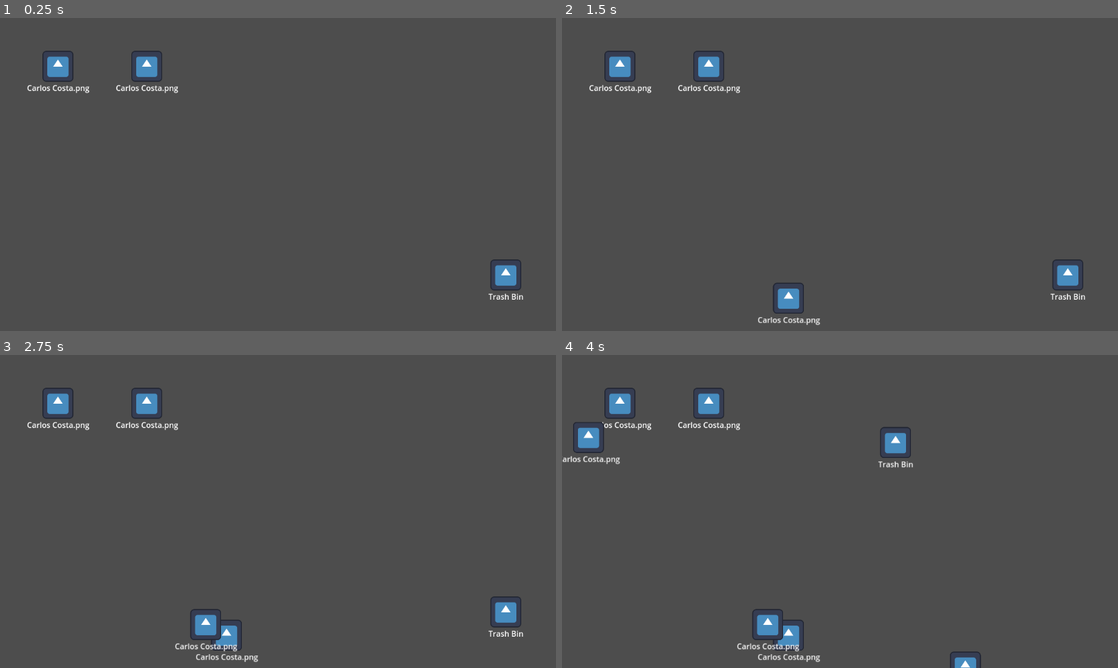
Above: before the commit, frames 1-4 (two rows, left to right).
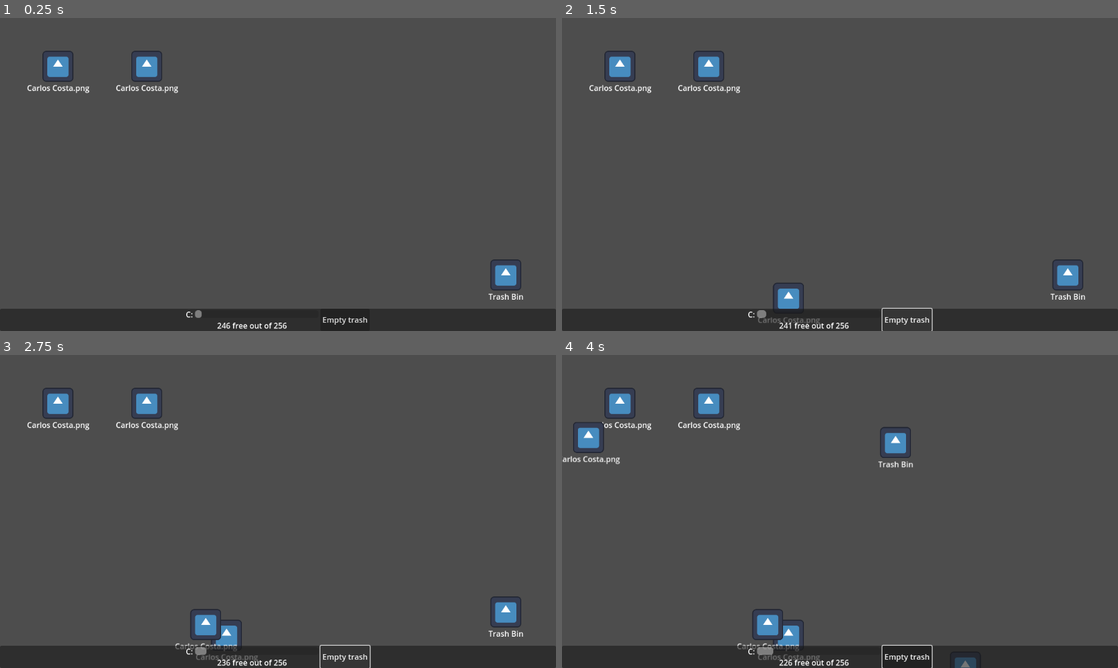
Above: after the commit, the same moments.

Repository: VileOar/ludum-dare-54
Game: Godot game, scene res://scenes/main.tscn
Two runs of this game, one before a commit and one after it. Both use one fixed random seed, a clock stepped at 60 frames per second and the inputs below. The engine's default icon, where the game draws it, is replaced by a stand-in: a white triangle on a blue panel in a dark square.
Inputs (mouse positions are in pixels of both pictures, inside the frame that each line leads up to):
- Up to frame 1 (0.25 s): no input
- Up to frame 2 (1.5 s): click (906, 318) at 0.5 s, where only the run after the commit has a clickable "Empty trash"; click (906, 318) at 1.25 s, where only the run after the commit has a clickable "Empty trash"
- Up to frame 3 (2.75 s): click (344, 655) at 2 s, where only the run after the commit has a clickable "Empty trash"
- Up to frame 4 (4 s): tap Enter at 2.75 s; drag from (1067, 611) to (895, 442) at 2.77 s; tap Space at 3.5 s; drag from (728, 527) to (895, 442) at 3.52 s

The runs differ from the first frame. In frame 1, 7.0% of the frame differs, in the area x 0-100%, y 92-100%; in frame 2, 6.5%; in frame 3, 6.5%; in frame 4, 7.0%.

Commit message:
added basic space managing

Diff:
--- a/scenes/main.tscn
+++ b/scenes/main.tscn
@@ -1,12 +1,22 @@
-[gd_scene load_steps=3 format=3 uid="uid://dbv62ldbf64mb"]
+[gd_scene load_steps=5 format=3 uid="uid://dbv62ldbf64mb"]
 
 [ext_resource type="PackedScene" uid="uid://bj5y314d3ssba" path="res://scenes/spawner.tscn" id="1_5sg88"]
+[ext_resource type="Script" path="res://scripts/systems/disk_space_manager.gd" id="2_8ua7v"]
 [ext_resource type="PackedScene" uid="uid://crlkuni2202pw" path="res://scenes/desktop.tscn" id="2_jclm6"]
+[ext_resource type="PackedScene" uid="uid://di25hfxjvfugn" path="res://scenes/ui/toolbar.tscn" id="4_gx0xd"]
 
 [node name="Main" type="Node2D"]
 
+[node name="CanvasLayer" type="CanvasLayer" parent="."]
+
+[node name="Toolbar" parent="CanvasLayer" instance=ExtResource("4_gx0xd")]
+
 [node name="Spawner" parent="." instance=ExtResource("1_5sg88")]
+
+[node name="DiskSpaceManager" type="Node" parent="."]
+script = ExtResource("2_8ua7v")
 
 [node name="Desktop" parent="." instance=ExtResource("2_jclm6")]
 
 [connection signal="new_file" from="Spawner" to="Desktop" method="_on_spawner_new_file"]
+[connection signal="space_update" from="DiskSpaceManager" to="CanvasLayer/Toolbar" method="_on_disk_space_manager_space_update"]
--- /dev/null
+++ b/scenes/ui/toolbar.tscn
@@ -0,0 +1,57 @@
+[gd_scene load_steps=2 format=3 uid="uid://di25hfxjvfugn"]
+
+[ext_resource type="Script" path="res://scripts/ui/toolbar.gd" id="1_a4axe"]
+
+[node name="Toolbar" type="Control"]
+layout_mode = 3
+anchors_preset = 15
+anchor_right = 1.0
+anchor_bottom = 1.0
+grow_horizontal = 2
+grow_vertical = 2
+mouse_filter = 2
+script = ExtResource("1_a4axe")
+
+[node name="PanelContainer" type="PanelContainer" parent="."]
+layout_mode = 1
+anchors_preset = 12
+anchor_top = 1.0
+anchor_right = 1.0
+anchor_bottom = 1.0
+grow_horizontal = 2
+grow_vertical = 0
+
+[node name="HBoxContainer" type="HBoxContainer" parent="PanelContainer"]
+layout_mode = 2
+alignment = 1
+
+[node name="VBoxContainer" type="VBoxContainer" parent="PanelContainer/HBoxContainer"]
+layout_mode = 2
+theme_override_constants/separation = 0
+
+[node name="HBoxContainer" type="HBoxContainer" parent="PanelContainer/HBoxContainer/VBoxContainer"]
+layout_mode = 2
+alignment = 1
+
+[node name="Label" type="Label" parent="PanelContainer/HBoxContainer/VBoxContainer/HBoxContainer"]
+layout_mode = 2
+text = "C:"
+
+[node name="DiskSpaceBar" type="ProgressBar" parent="PanelContainer/HBoxContainer/VBoxContainer/HBoxContainer"]
+unique_name_in_owner = true
+custom_minimum_size = Vector2(256, 16)
+layout_mode = 2
+size_flags_vertical = 4
+show_percentage = false
+
+[node name="DiskSpaceLabel" type="Label" parent="PanelContainer/HBoxContainer/VBoxContainer"]
+unique_name_in_owner = true
+layout_mode = 2
+horizontal_alignment = 1
+vertical_alignment = 1
+
+[node name="Button" type="Button" parent="PanelContainer/HBoxContainer"]
+layout_mode = 2
+text = "Empty trash"
+
+[connection signal="pressed" from="PanelContainer/HBoxContainer/Button" to="." method="_on_button_pressed"]
--- a/scripts/autoloads/signal_manager.gd
+++ b/scripts/autoloads/signal_manager.gd
@@ -1,3 +1,12 @@
 extends Node
 
+signal file_created(file)
 signal release_file(file)
+
+## emitted when someone wants to free space from disk (ex: empty trash, delete system32, ...)[br]
+## should be caught by disk space manager
+signal free_space(size)
+
+# TODO: this signal might be here temporarily
+# it would be cleaner to connect a signal directly from toolbar to recycle bin, but oh well
+signal empty_trash
--- a/scripts/draggable_file.gd
+++ b/scripts/draggable_file.gd
@@ -4,9 +4,12 @@
 
 var lifted := false
 
+## default file size
+var file_size := 5
+
 # Called when the node enters the scene tree for the first time.
 func _ready():
-	pass # Replace with function body.
+	SignalManager.file_created.emit(self)
 
 
 # Called every frame. 'delta' is the elapsed time since the previous frame.
--- /dev/null
+++ b/scripts/systems/disk_space_manager.gd
@@ -0,0 +1,30 @@
+extends Node
+class_name DiskSpaceManager
+
+signal space_update(new_space, max_space)
+signal disk_full
+
+var disk_space := 0
+## max disk space (could be altered by powerups)
+var max_disk_space := 256
+
+
+func _ready():
+	SignalManager.file_created.connect(_on_file_created)
+	SignalManager.free_space.connect(_on_free_space)
+
+
+func _add_disk_space(to_add):
+	disk_space += to_add
+	space_update.emit(disk_space, max_disk_space)
+	if disk_space > max_disk_space:
+		disk_full.emit()
+
+
+func _on_file_created(file : DraggableFile):
+	_add_disk_space(file.file_size)
+
+
+func _on_free_space(size : float):
+	# add negative to remove
+	_add_disk_space(-size)
--- a/scripts/trash_bin.gd
+++ b/scripts/trash_bin.gd
@@ -1,14 +1,31 @@
 extends DraggableFile
 
+
 var mouse_hovered := false
+
+## total space from deleted files[br]
+## is reset when trash is emptied
+# TODO: add some visual indication of size or how full it is
+var total_space := 0
 
 # Called when the node enters the scene tree for the first time.
 func _ready():
 	SignalManager.release_file.connect(remove_file)
+	SignalManager.empty_trash.connect(empty_trash)
 
-func remove_file(file : Node2D):
+func remove_file(file : DraggableFile):
 	if file.name == "TrashBin" or not mouse_hovered: return
+	total_space += file.file_size
 	file.queue_free()
+
+
+func empty_trash():
+	# TODO: according to how full it is, lag the computer (this should probably be done by emitting
+	# a signal to trigger lag which is handled somewhere else, since it involves blocing player
+	# input, giving UI feedback, ...)
+	SignalManager.free_space.emit(total_space)
+	total_space = 0
+
 
 func _on_area_2d_mouse_entered():
 	mouse_hovered = true
--- /dev/null
+++ b/scripts/ui/toolbar.gd
@@ -0,0 +1,18 @@
+extends Control
+class_name Toolbar
+
+@onready var disk_space_bar := %DiskSpaceBar
+@onready var disk_space_label := %DiskSpaceLabel
+
+
+func _on_disk_space_manager_space_update(new_space, max_space):
+	# TODO: change colour (and animation?) according to space occupied
+	disk_space_bar.max_value = max_space
+	disk_space_bar.min_value = 0
+	disk_space_bar.value = new_space
+
+	disk_space_label.text = str(max_space - new_space) + " free out of " + str(max_space)
+
+
+func _on_button_pressed():
+	SignalManager.empty_trash.emit()
